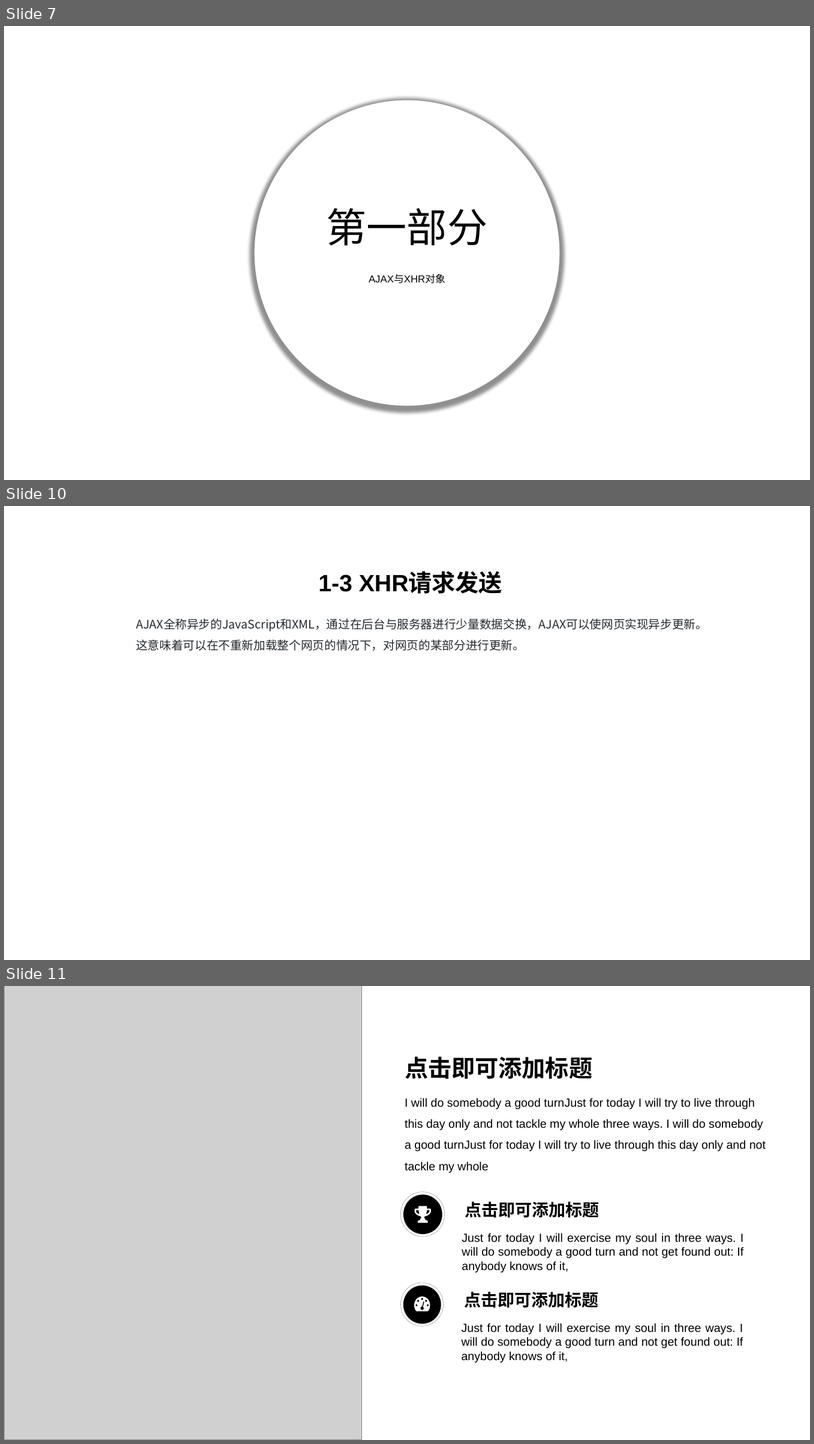
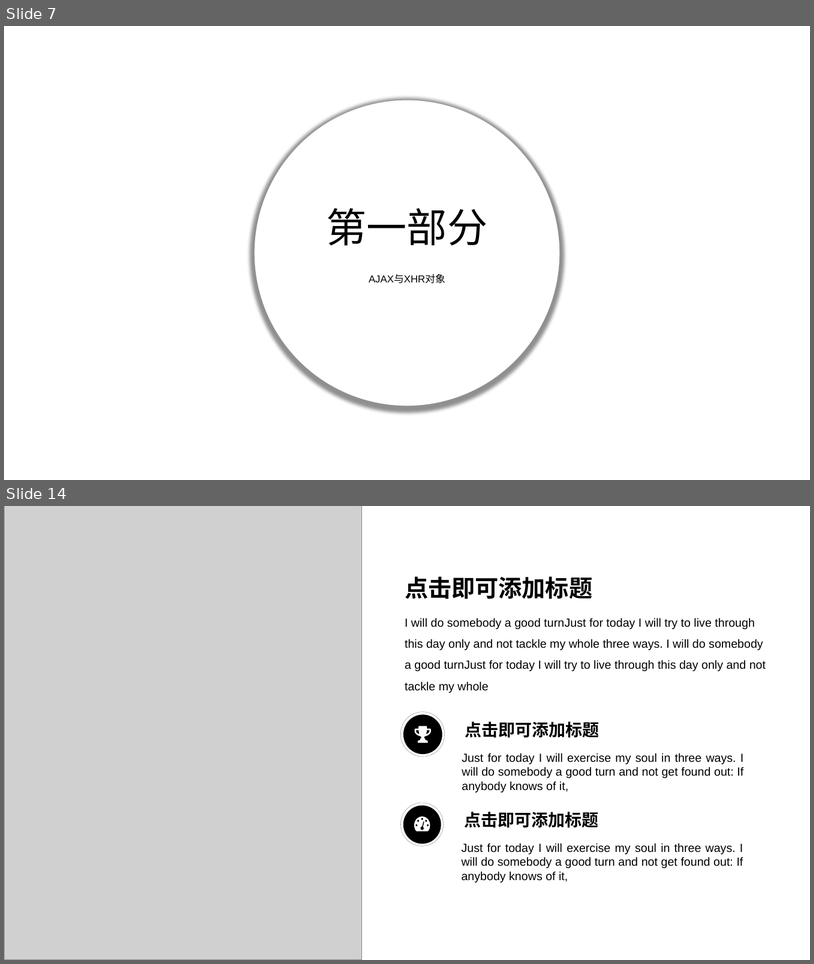
Before and after one commit to CowenZhengHao/ajax, a slide deck: 课件.pptx. Shown one above the other, each under a label of ours: slides 7, 10 and 11 before the commit, slides 7 and 14 after it; the slides between them are not shown. The pictures are 814x1444 and 814x964 pixels, drawn with LibreOffice and Linux fonts; fonts in the diff are those of the drawing; grey boxes stand for pictures; background and template pictures are left out. Boxes give left, top, right and bottom in pixels: in the first picture for what was removed or moved away, otherwise in the second. Text is boxed around its words. In the diff, an @@ line names an element or a change of style, - is before the commit and + after.

```diff
--- a/课件.pptx
+++ b/课件.pptx
@@ slide 10 removed at box(4, 506, 810, 960), background #FFFFFF @@
@@ text removed at box(318, 573, 503, 594) @@
-1-3 XHR请求发送
@@ text removed at box(136, 618, 708, 651) @@
-AJAX全称异步的JavaScript和XML，通过在后台与服务器进行少量数据交换，AJAX可以使网页实现异步更新。
-这意味着可以在不重新加载整个网页的情况下，对网页的某部分进行更新。
@@ what was slide 11 is now slide 14 @@
```
Also in this commit, not shown: 2 slides changed, 4 slides added, 3 other files.
